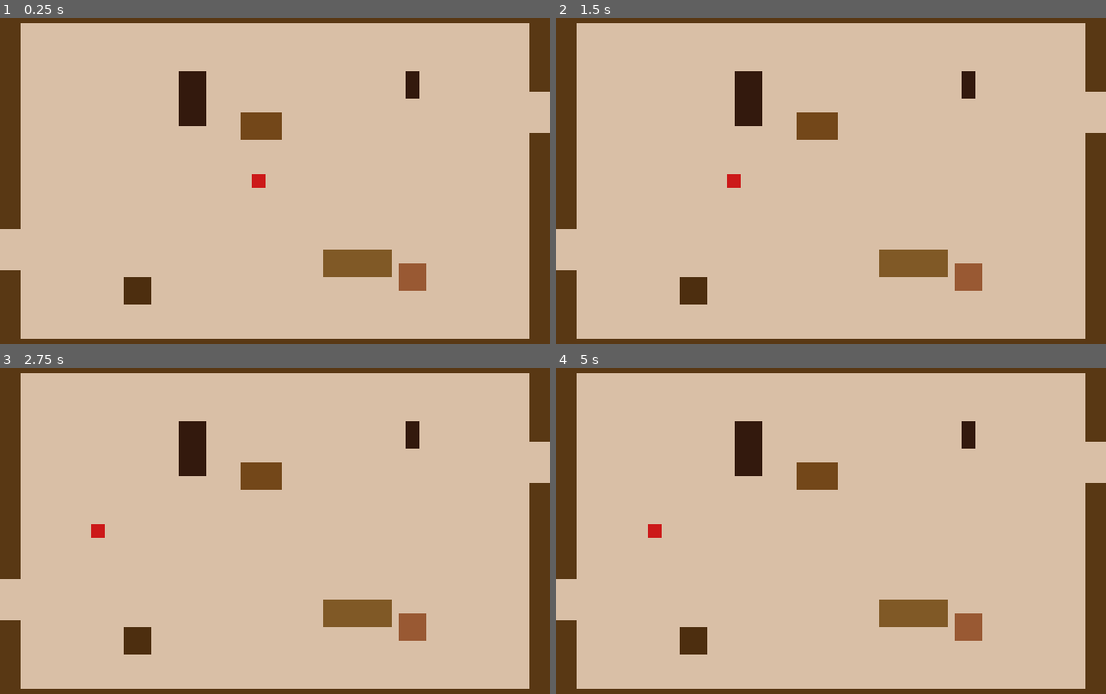
Above: before the commit, frames 1-4 (two rows, left to right).
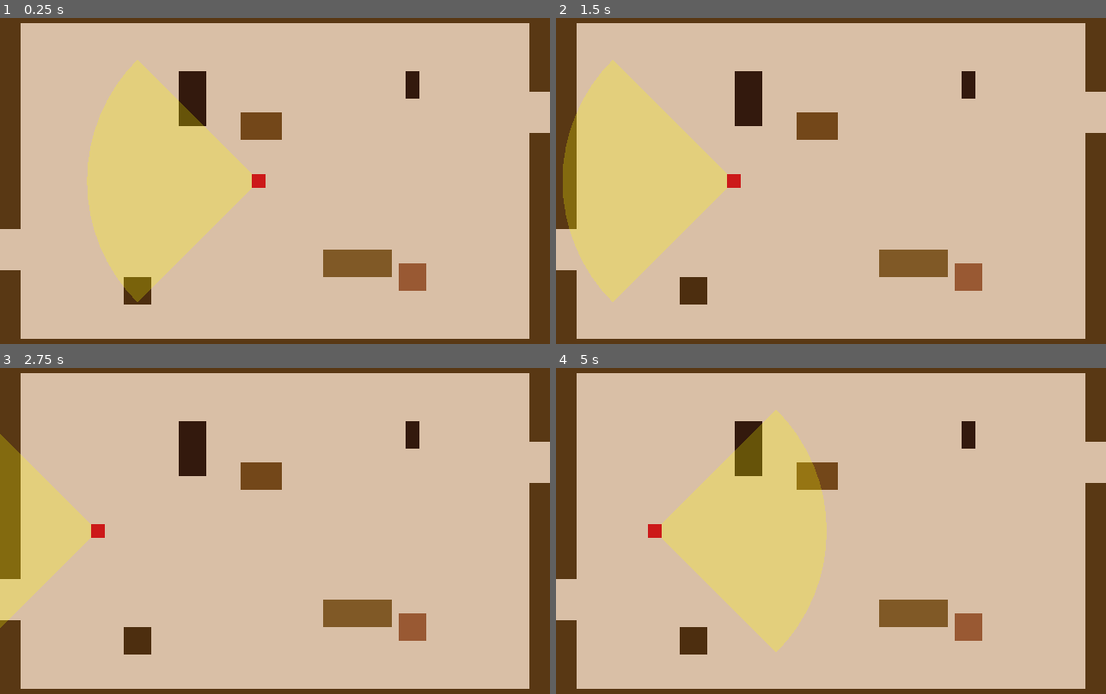
Above: after the commit, the same moments.

Repository: ollyfg/duddy-quest
Game: Godot game, scene res://scenes/l1_hallway.tscn
Two runs of this game, one before a commit and one after it. Both use one fixed random seed, a clock stepped at 60 frames per second and the inputs below. This scene is started directly instead of the project's main scene.
Inputs (mouse positions are in pixels of both pictures, inside the frame that each line leads up to):
- Up to frame 1 (0.25 s): no input
- Up to frame 2 (1.5 s): tap Enter at 0.5 s; move the mouse to (952, 161) at 0.52 s; hold D (move_right) 0.53-1.25 s; tap E (interact) at 0.6 s; click (952, 161) at 0.67 s; drag from (721, 200) to (572, 249) at 1.27 s
- Up to frame 3 (2.75 s): move the mouse to (330, 439) at 2.02 s; hold D (move_right) from 2.03 s (still down); tap V (ranged_attack) at 2.1 s
- Up to frame 4 (5 s): release D (move_right) at 2.75 s; drag from (803, 612) to (1089, 462) at 2.77 s; tap Space at 3.5 s; move the mouse to (996, 592) at 3.52 s; hold A (move_left) 3.53-4.25 s; tap Alt at 3.6 s; tap Enter at 4.25 s; drag from (666, 469) to (748, 426) at 4.27 s

The runs differ from the first frame. In frame 1, 13% of the frame differs, in the area x 15-46%, y 12-88%; in frame 2, 13%; in frame 3, 5.3%; in frame 4, 13%, in the area x 19-50%, y 12-88%.
Error in both runs: Trying to return an array of type "Array" where expected return type is "Array[Node]". (res://scripts/room.gd:83)

Commit message:
Feat: cone/triangle detection for Petunia with transparent-yellow visual
Co-authored-by: ollyfg <8495389+ollyfg@users.noreply.github.com>

Diff:
--- a/scenes/l1_hallway.tscn
+++ b/scenes/l1_hallway.tscn
@@ -242,6 +242,7 @@
 move_speed = 75.0
 max_hp = 10
 invincible = true
+use_cone_detection = true
 detection_range = 200.0
 patrol_pause_duration = 1.5
 patrol_points = Array[Vector2]([Vector2(80.0, 240.0), Vector2(560.0, 240.0)])
--- a/scripts/game_state.gd
+++ b/scripts/game_state.gd
@@ -3,7 +3,7 @@
 ## Persists data that needs to survive scene changes (e.g. selected level).
 
 ## Current game version. Bump this on every new deploy.
-const VERSION: String = "0.9.3"
+const VERSION: String = "0.9.4"
 
 var selected_level: String = "level_1"
 var completed_levels: Array[String] = []
--- a/scripts/npc.gd
+++ b/scripts/npc.gd
@@ -60,6 +60,13 @@
 ## kick-back sequence rather than dealing direct damage / knockback.
 ## Set this via the Inspector on any NPC that should play a cinematic instead.
 @export var cinematic_kick_back: bool = false
+
+## When true, player detection uses a forward-facing cone instead of a full
+## radius.  The cone is also rendered as a transparent yellow overlay.
+@export var use_cone_detection: bool = false
+## Full angle of the detection cone in degrees (e.g. 90 = ±45° either side of
+## the facing direction).
+@export var detection_cone_angle: float = 90.0
 
 ## When true this NPC is immune to damage and knockback and is never clamped
 ## to the room bounds (allows gate NPCs to sit in exit gaps).
@@ -113,6 +120,8 @@
 const HOSTILE_COLOR: Color = Color(0.8, 0.1, 0.1)
 ## Flash color used when any NPC takes damage.
 const DAMAGE_FLASH_COLOR: Color = Color(1.0, 0.3, 0.3)
+## Fill colour for the visible detection cone overlay.
+const CONE_COLOR: Color = Color(1.0, 1.0, 0.0, 0.25)
 ## Proximity threshold (px) for considering a patrol waypoint reached.
 const PATROL_ARRIVAL_THRESHOLD: float = 8.0
 var hp: int
@@ -128,6 +137,8 @@
 var _patrol_was_chasing: bool = false
 ## Prevents detection_dialog from firing more than once per room visit.
 var _detection_triggered: bool = false
+## Current facing direction (normalised); used for cone detection and drawing.
+var _facing_dir: Vector2 = Vector2.RIGHT
 
 @onready var sprite: ColorRect = $Sprite
 
@@ -144,6 +155,12 @@
 		add_to_group("cinematic_kick_back")
 	$HitArea.body_entered.connect(_on_hit_area_body_entered)
 	_collect_patrol_points_from_children()
+	# Seed the facing direction toward the first patrol waypoint so the cone
+	# is oriented correctly before the first physics tick.
+	if use_cone_detection and not patrol_points.is_empty():
+		var offset: Vector2 = patrol_points[0] - global_position
+		if offset.length_squared() > 0.0:
+			_facing_dir = offset.normalized()
 
 
 func _physics_process(delta: float) -> void:
@@ -179,7 +196,10 @@
 	# Determine whether the player is within detection range.
 	var in_range: bool = true
 	if is_hostile and _player_ref and detection_range > 0.0:
-		in_range = global_position.distance_to(_player_ref.global_position) <= detection_range
+		if use_cone_detection:
+			in_range = _is_player_in_cone()
+		else:
+			in_range = global_position.distance_to(_player_ref.global_position) <= detection_range
 
 	# PATROL is handled separately: it is the base mode and CHASE is the
 	# activated state when a hostile NPC detects the player.
@@ -201,6 +221,7 @@
 				_patrol_was_chasing = false
 				_resume_patrol_from_nearest()
 			_patrol_move(delta)
+		_update_facing_and_redraw(velocity)
 		move_and_slide()
 		if not invincible:
 			global_position = global_position.clamp(ROOM_BOUNDS_MIN, ROOM_BOUNDS_MAX)
@@ -242,6 +263,7 @@
 				_shoot_timer = shoot_cooldown
 				_fire_projectile()
 
+	_update_facing_and_redraw(velocity)
 	move_and_slide()
 	# Prevent knockback from pushing NPCs through exit gaps in the walls.
 	# Invincible NPCs (gate blockers) are exempt so they can sit in exit gaps.
@@ -391,6 +413,45 @@
 	_stun_timer = STUN_DURATION
 
 
+## Returns true when the player is inside the forward-facing detection cone.
+## The cone is centred on _facing_dir with a half-angle of detection_cone_angle/2
+## and radius detection_range.
+func _is_player_in_cone() -> bool:
+	if _player_ref == null:
+		return false
+	var to_player: Vector2 = _player_ref.global_position - global_position
+	if to_player.length() > detection_range:
+		return false
+	var angle_diff: float = _facing_dir.angle_to(to_player)
+	return absf(angle_diff) <= deg_to_rad(detection_cone_angle * 0.5)
+
+
+## Updates _facing_dir from vel (when moving) and marks the canvas item dirty
+## so the detection cone overlay is redrawn this frame.  Called at the end of
+## every active physics-process path so the cone always reflects current state.
+func _update_facing_and_redraw(vel: Vector2) -> void:
+	if vel.length_squared() > 0.01:
+		_facing_dir = vel.normalized()
+	if use_cone_detection:
+		queue_redraw()
+
+
+## Draws the transparent-yellow detection cone when use_cone_detection is true.
+func _draw() -> void:
+	if not use_cone_detection:
+		return
+	var half_rad: float = deg_to_rad(detection_cone_angle * 0.5)
+	var base_angle: float = _facing_dir.angle()
+	var num_segments: int = 16
+	var points: PackedVector2Array = PackedVector2Array()
+	points.append(Vector2.ZERO)
+	for i in range(num_segments + 1):
+		var t: float = float(i) / float(num_segments)
+		var a: float = base_angle - half_rad + t * (half_rad * 2.0)
+		points.append(Vector2(cos(a), sin(a)) * detection_range)
+	draw_polygon(points, PackedColorArray([CONE_COLOR]))
+
+
 func _on_hit_area_body_entered(body: Node) -> void:
 	if is_hostile and body.is_in_group("player"):
 		var direction: Vector2 = ((body as Node2D).global_position - global_position).normalized()
